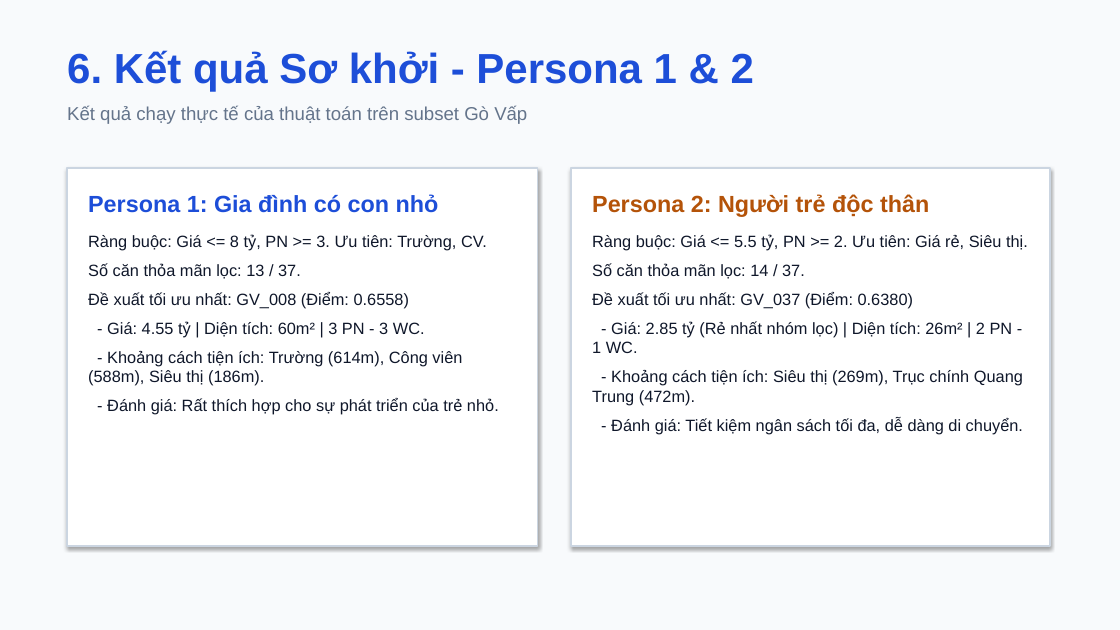
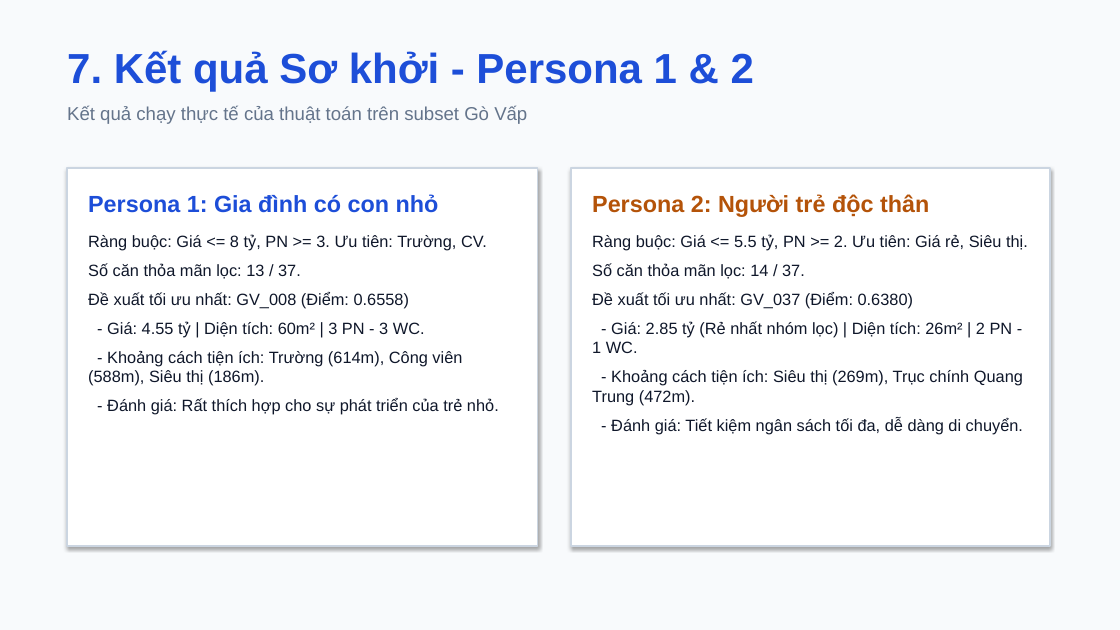
Before and after one commit to minhtien0498/IT2041_G8_DecisionMaking, a slide deck: slide 8 of outputs/midterm_presentation.pptx (slide 7 before the commit). Drawn at 1120x630 pixels with LibreOffice and Linux fonts; fonts in the diff are those of the drawing. Boxes give left, top, right and bottom in pixels: in the first picture for what was removed or moved away, otherwise in the second. Text is boxed around its words. In the diff, an @@ line names an element or a change of style, - is before the commit and + after.

```diff
--- a/outputs/midterm_presentation.pptx
+++ b/outputs/midterm_presentation.pptx
@@ text at [67,50,754,92]: text changed @@
-6. Kết quả Sơ khởi - Persona 1 & 2
+7. Kết quả Sơ khởi - Persona 1 & 2
```
Also in this commit, not shown: 1 other slide changed, 1 slide added, 4 other files.
